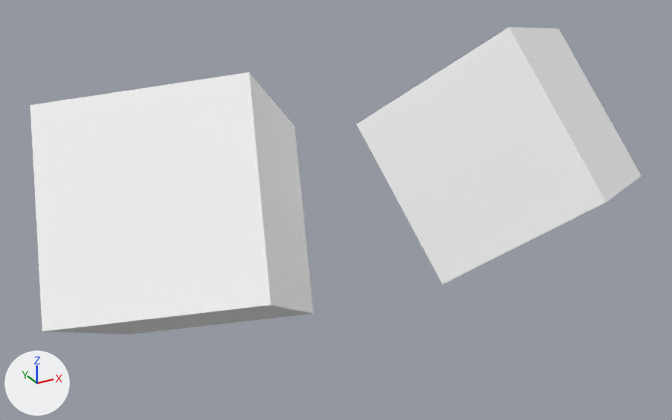
The FBX model UnityTest/Destruction/Assets/Method1/Meshes/0out.fbx: old version first, new version second.
Camera for both pictures: a 50 mm lens placed at (-1.32, -4.44, 1.83), pointed at (0.84, -0.5, -0.14). The lights are fixed; the arrows at lower left show +X, +Y and +Z. Where no turn or scale is listed for an object, it has been applied to the vertices.
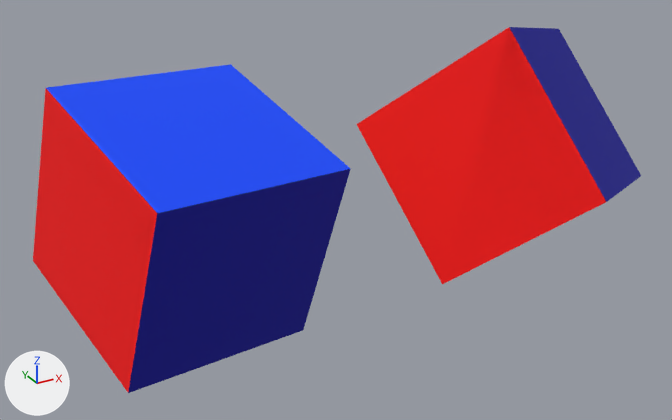
The newer file is also turned or shifted as a whole; pictures and numbers use the older file's frame.

Pixel boxes (x1, y1, x2, y2) of what changed, in the pictures (672 x 420 px):
'Box003', added
    after: (33, 64, 351, 393)
    faces in mat_6 (blue #00009b): (128, 169, 350, 393)
    faces in mat_4 (blue #0049ff): (46, 64, 351, 213)
    faces in mat_1 (red #ff0000): (33, 88, 157, 392)
'Box001', deleted
    before: (30, 72, 313, 334)
    faces in mat_3_001 (white #ffffff): (30, 72, 271, 331)
    faces in mat_2_001 (white #ffffff): (249, 73, 313, 313)
    faces in mat_1_001 (white #ffffff): (45, 305, 313, 334)
part 1 of me_box002, built on
    both: (357, 27, 606, 284)
part 2 of me_box002, recoloured (white to blue)
    both: (509, 27, 641, 202)

The change, as a list of edits to the scene's bpy script:
```text
Add mat_2:
    mat_2 = principled_material('2')
    mat_2.base_color = (1.0, 0.988, 0.0)  # yellow #fffe00
    mat_2.roughness = 0.859
Add mat_6:
    mat_6 = principled_material('6')
    mat_6.base_color = (0.0, 0.0, 0.329)  # blue #00009b
    mat_6.roughness = 0.859
Add mat_4:
    mat_4 = principled_material('4')
    mat_4.base_color = (0.0, 0.0667, 1.0)  # blue #0049ff
    mat_4.roughness = 0.859
Add mat_1:
    mat_1 = principled_material('1')
    mat_1.base_color = (1.0, 0.0, 0.0)  # red #ff0000
    mat_1.roughness = 0.859
Add mat_5:
    mat_5 = principled_material('5')
    mat_5.base_color = (0.545, 0.306, 0.0)  # yellow #c39600
    mat_5.roughness = 0.859
Change me_box002:
    used by ob_box002; location = (1.929, -0.5, 0.0)
    remove me_box002.from_pydata(...)  # 8 vertices, 12 faces; spans x -0.78..0.78, y -0.87..0.87, z -0.79..0.79
    remove me_box002.materials.append(mat_1_002)  # white #ffffff
    remove me_box002.materials.append(mat_2_002)  # white #ffffff
    remove me_box002.materials.append(mat_4_002)  # white #ffffff
    remove me_box002.materials.append(mat_cross_section_001)  # white #ffffff
    add me_box002.from_pydata(...)  # 13 vertices, 17 faces; spans x -0.78..0.78, y -0.87..0.87, z -0.79..0.79
    me_box002 part 1
    5 faces are deleted
    5 vertices are added at (-0.58, -0.27, -0.59), (0.24, 0.27, -0.79), (0.04, 0.87, -0.01), (-0.04, -0.87, 0.01), (-0.24, -0.27, 0.79)
    5 new faces join them, mat_1 (red #ff0000)
    1 new face joins them, mat_4 (blue #0049ff)
    4 new faces join them, mat_6 (blue #00009b)
    me_box002 part 2: 2 faces spanning x -0.24..0.78, y -0.87..0.27, z -0.19..0.79 switch from mat_3_002 (white #ffffff) to mat_6 (blue #00009b)
    add me_box002.materials.append(mat_1)  # red #ff0000
    add me_box002.materials.append(mat_2)  # yellow #fffe00
    add me_box002.materials.append(mat_4)  # blue #0049ff
    add me_box002.materials.append(mat_5)  # yellow #c39600
Add me_mesh_001:
    me_mesh_001.from_pydata([(-0.636, 0.504, -0.302), (0.341, 0.707, -0.366), (0.46, 0.437, 0.589), (-0.46, -0.437, -0.589), (0.517, -0.235, -0.654), (-0.341, -0.707, 0.366), (0.636, -0.504, 0.302), (-0.636, 0.504, -0.302), (0.341, 0.707, -0.366), (-0.517, 0.235, 0.654), (0.46, 0.437, 0.589), (-0.46, -0.437, -0.589), (-0.341, -0.707, 0.366)], [], [(3, 4, 6), (6, 5, 3), (0, 1, 4), (4, 3, 0), (1, 2, 6), (6, 4, 1), (5, 6, 2), (7, 9, 10), (10, 9, 12), (9, 7, 11), (11, 12, 9), (5, 2, 1), (5, 1, 0), (5, 0, 3), (10, 12, 11), (10, 11, 7), (10, 7, 8)])
    for i in [4, 5]: me_mesh_001.polygons[i].material_index = 1
    for i in [6, 8]: me_mesh_001.polygons[i].material_index = 2
    for i in [2, 3]: me_mesh_001.polygons[i].material_index = 3
    for i in [0, 1, 11, 12, 14, 15]: me_mesh_001.polygons[i].material_index = 4
    me_mesh_001.materials.append(mat_1)  # red #ff0000
    me_mesh_001.materials.append(mat_2)  # yellow #fffe00
    me_mesh_001.materials.append(mat_4)  # blue #0049ff
    me_mesh_001.materials.append(mat_5)  # yellow #c39600
    me_mesh_001.materials.append(mat_6)  # blue #00009b
Remove ob_box001:
    ob_box001 = bpy.data.objects.new('Box001', me_box001)
    ob_box001.location = (0.0, -0.5, 0.0)
Add ob_box003:
    ob_box003 = bpy.data.objects.new('Box003', me_mesh_001)
    ob_box003.location = (0.002, -0.5, 0.0)
```
